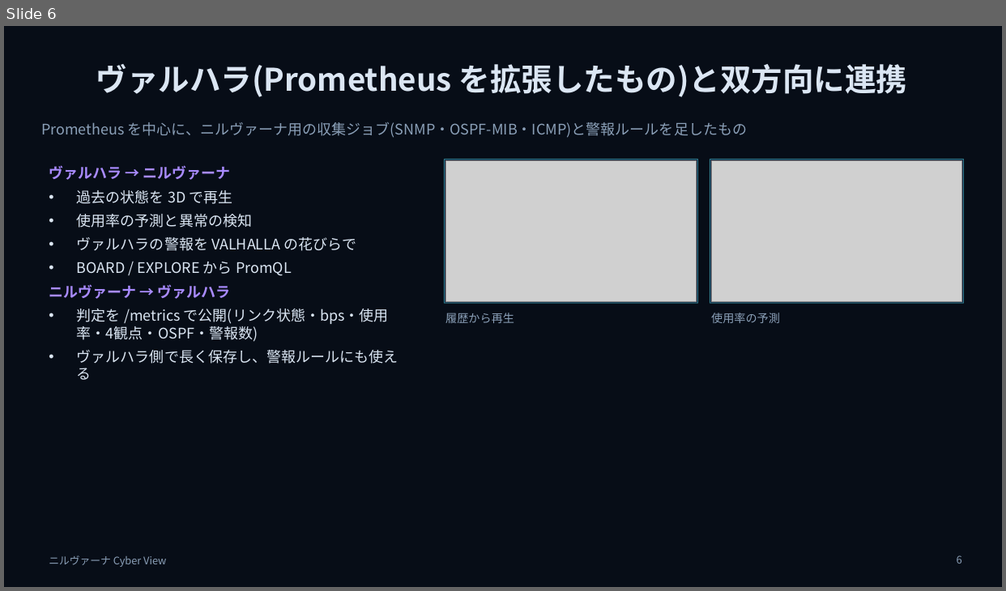
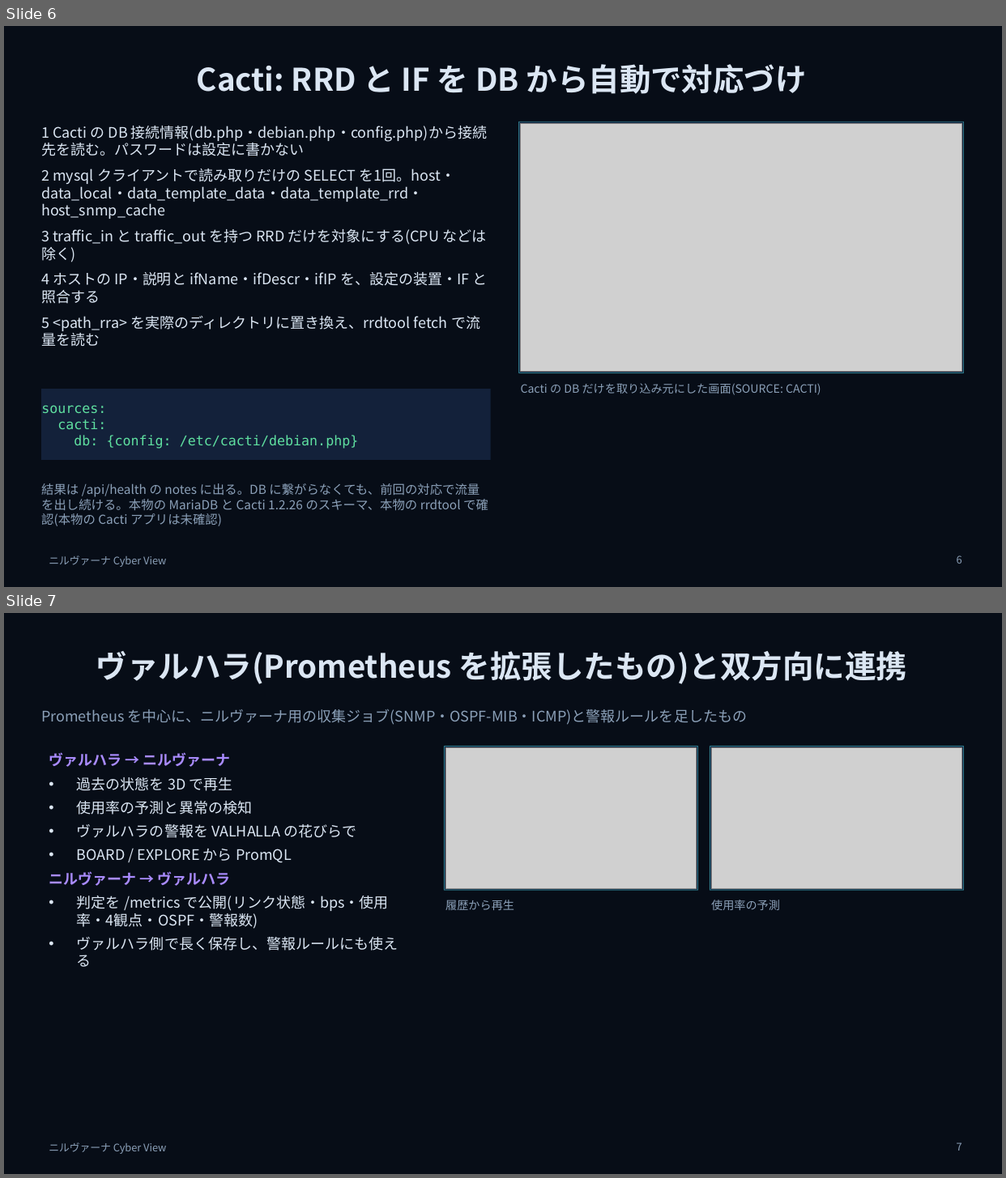
Before and after one commit to w-index-m/network-lab-emulator, a slide deck: docs/nirvana-introduction.pptx. Shown one above the other, each under a label of ours: slide 6 before the commit, slides 6 and 7 after it. The pictures are 1006x591 and 1006x1178 pixels, drawn with LibreOffice and Linux fonts; fonts in the diff are those of the drawing; grey boxes stand for pictures. Boxes give left, top, right and bottom in pixels: in the first picture for what was removed or moved away, otherwise in the second. Text is boxed around its words. In the diff, an @@ line names an element or a change of style, - is before the commit and + after.

```diff
--- a/docs/nirvana-introduction.pptx
+++ b/docs/nirvana-introduction.pptx
@@ slide 6 added at (4, 26, 1002, 587), background #070D17; not listed: 1 template element that a slide beside it also shows @@
@@ title added at (197, 64, 807, 94), 30 pt, text #DBE6F3, bold @@
+Cacti: RRD と IF を DB から自動で対応づけ
@@ rectangle added at (519, 122, 964, 373), fill #13213A, outline #4FD6E8 0.75 pt @@
@@ text added at (41, 126, 487, 347), 14 pt, text #DBE6F3 @@
+1 Cacti の DB 接続情報(db.php・debian.php・config.php)から接続先を読む。パスワードは設定に書かない
+2 mysql クライアントで読み取りだけの SELECT を1回。host・data_local・data_template_data・data_template_rrd・host_snmp_cache
+3 traffic_in と traffic_out を持つ RRD だけを対象にする(CPU などは除く)
+4 ホストの IP・説明と ifName・ifDescr・ifIP を、設定の装置・IF と照合する
+5 <path_rra> を実際のディレクトリに置き換え、rrdtool fetch で流量を読む
@@ picture added at (521, 123, 962, 372) @@
@@ rectangle added at (41, 389, 491, 460), fill #13213A, 13 pt, text #5FE0A0 @@
+sources:
+cacti:
+db: {config: /etc/cacti/debian.php}
@@ text added at (521, 383, 821, 395), 11 pt, text #8BA0B8 @@
+Cacti の DB だけを取り込み元にした画面(SOURCE: CACTI)
@@ text added at (41, 484, 488, 527), 12 pt, text #8BA0B8 @@
+結果は /api/health の notes に出る。DB に繋がらなくても、前回の対応で流量を出し続ける。本物の MariaDB と Cacti 1.2.26 のスキーマ、本物の rrdtool で確認(本物の Cacti アプリは未確認)
@@ page number added at (957, 556, 962, 564), 10 pt, text #8BA0B8 @@
+6
@@ what was slide 6 is now slide 7 @@
@@ page number at (957, 1143, 962, 1151): text changed @@
-6
+7
```
Also in this commit, not shown: 2 slides changed, 1 other slide added, 13 other files.
